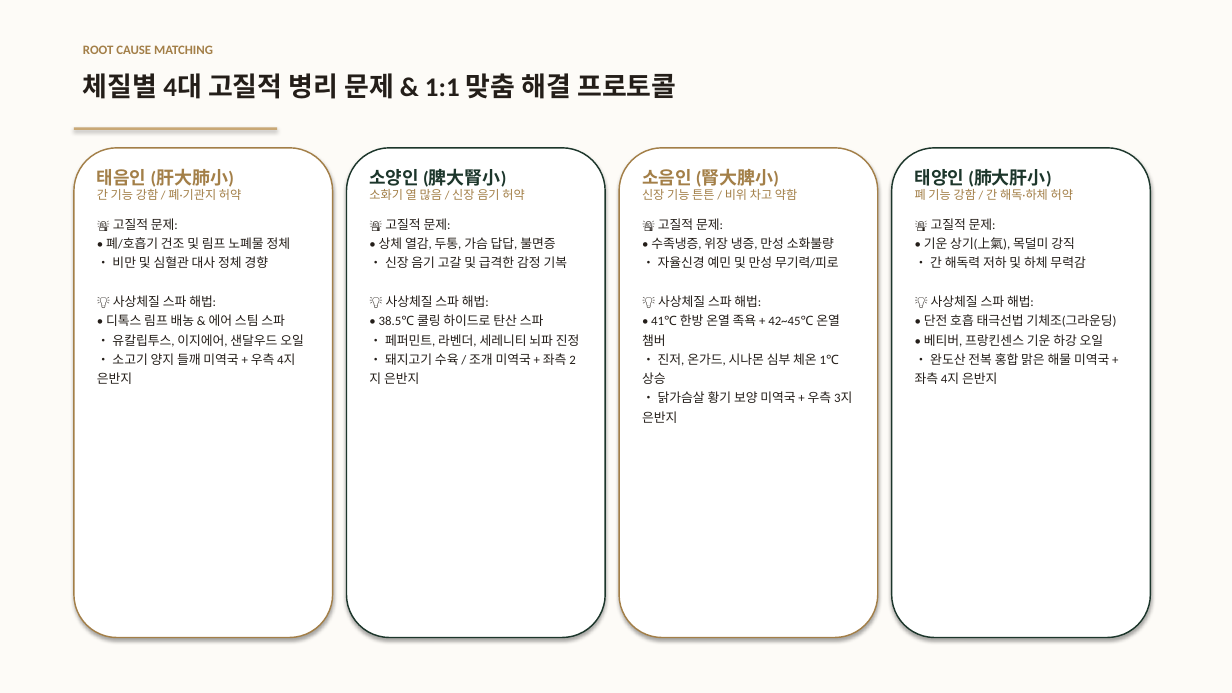
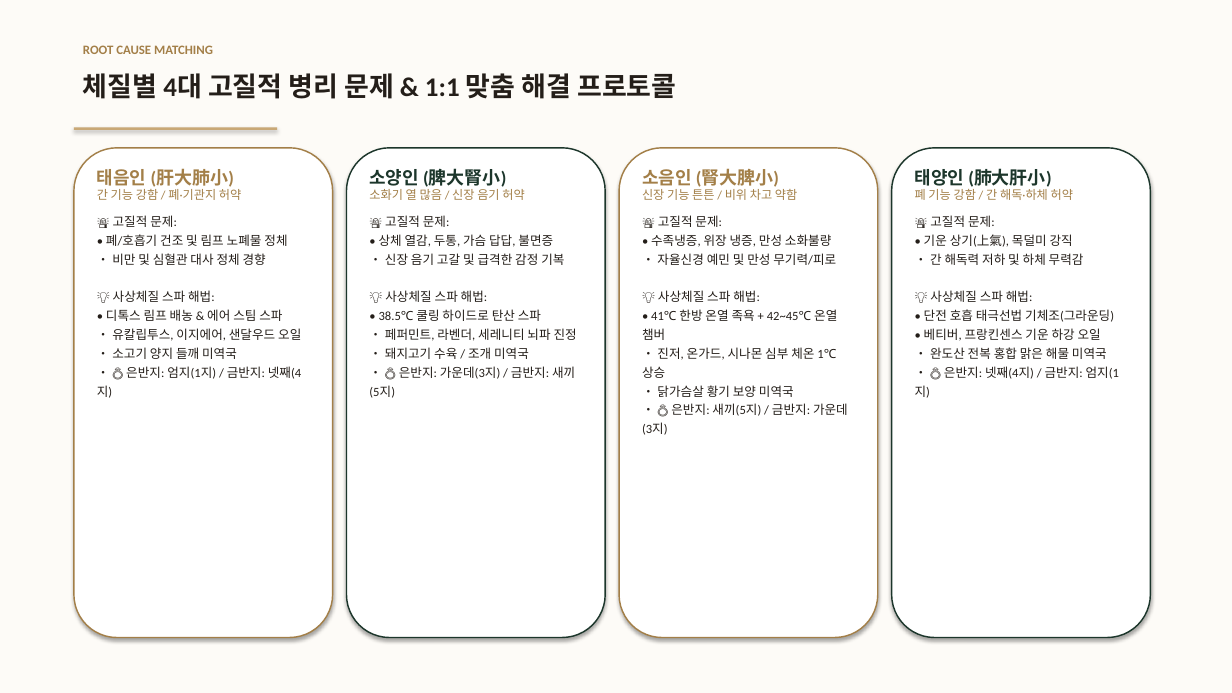
Before and after one commit to ryujean77/ryujean-slides, a slide deck: slide 4 of sasang-spa/사상체질_프리미엄_스파_프로젝트_제안서_발표자료.pptx. Drawn at 1232x693 pixels with LibreOffice and Linux fonts; fonts in the diff are those of the drawing. Boxes give left, top, right and bottom in pixels: in the first picture for what was removed or moved away, otherwise in the second. Text is boxed around its words. In the diff, an @@ line names an element or a change of style, - is before the commit and + after.

Commit message:
fix: 체질별 은반지 및 금반지 착용 부위 의전 매뉴얼 정확한 기준 반영

```diff
--- a/sasang-spa/사상체질_프리미엄_스파_프로젝트_제안서_발표자료.pptx
+++ b/sasang-spa/사상체질_프리미엄_스파_프로젝트_제안서_발표자료.pptx
@@ less space between paragraphs in 4 elements at bbox=[915, 169, 1119, 379], bbox=[97, 169, 301, 379], bbox=[642, 169, 848, 435], bbox=[369, 169, 577, 398] @@
@@ text at bbox=[106, 215, 301, 379]: text changed; size 10 to 9.8 pt @@
-🚨 고질적 문제:
-• 폐/호흡기 건조 및 림프 노폐물 정체
-• 비만 및 심혈관 대사 정체 경향
-💡 사상체질 스파 해법:
-• 디톡스 림프 배농 & 에어 스팀 스파
-• 유칼립투스, 이지에어, 샌달우드 오일
-• 소고기 양지 들깨 미역국 + 우측 4지 은반지
+🚨 고질적 문제:
+• 폐/호흡기 건조 및 림프 노폐물 정체
+• 비만 및 심혈관 대사 정체 경향
+💡 사상체질 스파 해법:
+• 디톡스 림프 배농 & 에어 스팀 스파
+• 유칼립투스, 이지에어, 샌달우드 오일
+• 소고기 양지 들깨 미역국
+• 💍 은반지: 엄지(1지) / 금반지: 넷째(4지)
@@ text at bbox=[369, 215, 577, 398]: text changed; size 10 to 9.8 pt @@
-🚨 고질적 문제:
-• 상체 열감, 두통, 가슴 답답, 불면증
-• 신장 음기 고갈 및 급격한 감정 기복
-💡 사상체질 스파 해법:
-• 38.5℃ 쿨링 하이드로 탄산 스파
-• 페퍼민트, 라벤더, 세레니티 뇌파 진정
-• 돼지고기 수육 / 조개 미역국 + 좌측 2지 은반지
+🚨 고질적 문제:
+• 상체 열감, 두통, 가슴 답답, 불면증
+• 신장 음기 고갈 및 급격한 감정 기복
+💡 사상체질 스파 해법:
+• 38.5℃ 쿨링 하이드로 탄산 스파
+• 페퍼민트, 라벤더, 세레니티 뇌파 진정
+• 돼지고기 수육 / 조개 미역국
+• 💍 은반지: 가운데(3지) / 금반지: 새끼(5지)
@@ text at bbox=[642, 215, 848, 435]: text changed; size 10 to 9.8 pt @@
-🚨 고질적 문제:
-• 수족냉증, 위장 냉증, 만성 소화불량
-• 자율신경 예민 및 만성 무기력/피로
-💡 사상체질 스파 해법:
-• 41℃ 한방 온열 족욕 + 42~45℃ 온열 챔버
-• 진저, 온가드, 시나몬 심부 체온 1℃ 상승
-• 닭가슴살 황기 보양 미역국 + 우측 3지 은반지
+🚨 고질적 문제:
+• 수족냉증, 위장 냉증, 만성 소화불량
+• 자율신경 예민 및 만성 무기력/피로
+💡 사상체질 스파 해법:
+• 41℃ 한방 온열 족욕 + 42~45℃ 온열 챔버
+• 진저, 온가드, 시나몬 심부 체온 1℃ 상승
+• 닭가슴살 황기 보양 미역국
+• 💍 은반지: 새끼(5지) / 금반지: 가운데(3지)
@@ text at bbox=[924, 215, 1119, 379]: text changed; size 10 to 9.8 pt @@
-🚨 고질적 문제:
-• 기운 상기(上氣), 목덜미 강직
-• 간 해독력 저하 및 하체 무력감
-💡 사상체질 스파 해법:
-• 단전 호흡 태극선법 기체조(그라운딩)
-• 베티버, 프랑킨센스 기운 하강 오일
-• 완도산 전복 홍합 맑은 해물 미역국 + 좌측 4지 은반지
+🚨 고질적 문제:
+• 기운 상기(上氣), 목덜미 강직
+• 간 해독력 저하 및 하체 무력감
+💡 사상체질 스파 해법:
+• 단전 호흡 태극선법 기체조(그라운딩)
+• 베티버, 프랑킨센스 기운 하강 오일
+• 완도산 전복 홍합 맑은 해물 미역국
+• 💍 은반지: 넷째(4지) / 금반지: 엄지(1지)
```
Also in this commit, not shown: 4 other slides changed, 4 other files.
